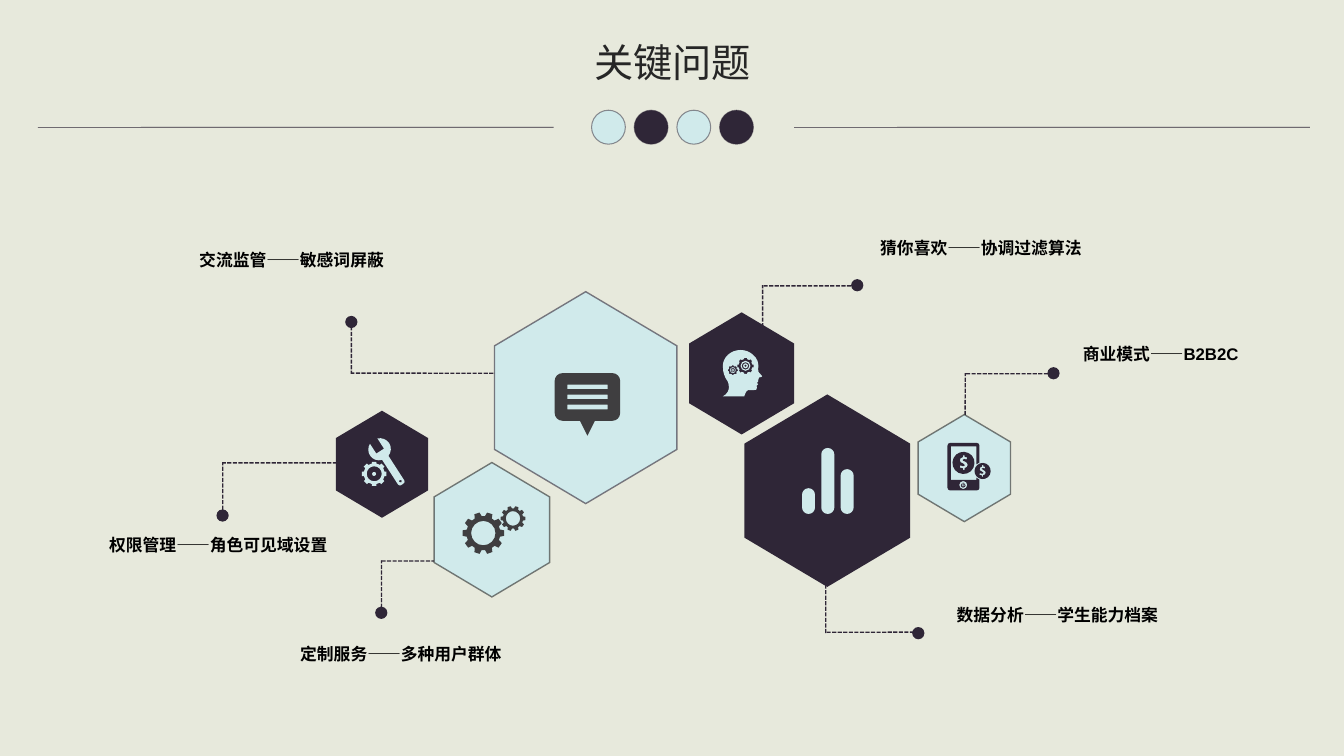
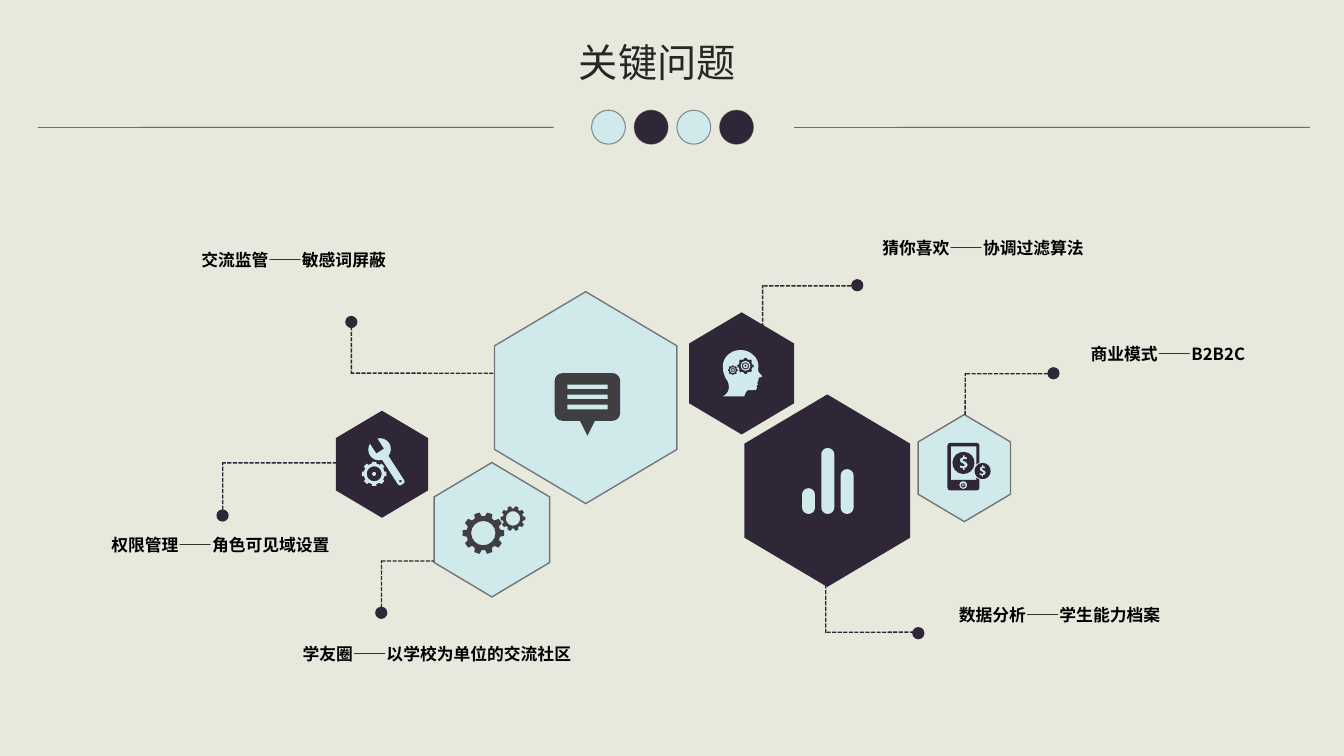
Before and after one commit to starxgit/YZEducation, a slide deck: slide 9 of ready/云智教育APP的设计与实现开题报告.ppt. Drawn at 1344x756 pixels with LibreOffice and Linux fonts; fonts in the diff are those of the drawing. Boxes give left, top, right and bottom in pixels: in the first picture for what was removed or moved away, otherwise in the second. Text is boxed around its words. In the diff, an @@ line names an element or a change of style, - is before the commit and + after.

```diff
--- a/ready/云智教育APP的设计与实现开题报告.ppt
+++ b/ready/云智教育APP的设计与实现开题报告.ppt
@@ font Arial to Noto Sans CJK SC in 6 elements at [201, 251, 386, 268], [882, 239, 1083, 256], [959, 606, 1160, 623], [111, 536, 329, 553], [1091, 345, 1245, 362], [579, 44, 736, 80] @@
@@ text "关键问题": place and size @@
-text "关键问题" at [594, 44, 751, 80]
+text "关键问题" at [579, 44, 736, 80]
@@ text "商业模式——B2B2C": place and size @@
-text "商业模式——B2B2C" at [1083, 345, 1239, 362]
+text "商业模式——B2B2C" at [1091, 345, 1245, 362]
@@ text removed at [300, 645, 501, 662] @@
-定制服务——多种用户群体
@@ text added at [303, 645, 571, 662], 12 pt, text #000000, bold @@
+学友圈——以学校为单位的交流社区
```
Also in this commit, not shown: 15 other slides changed, 1 other file.
